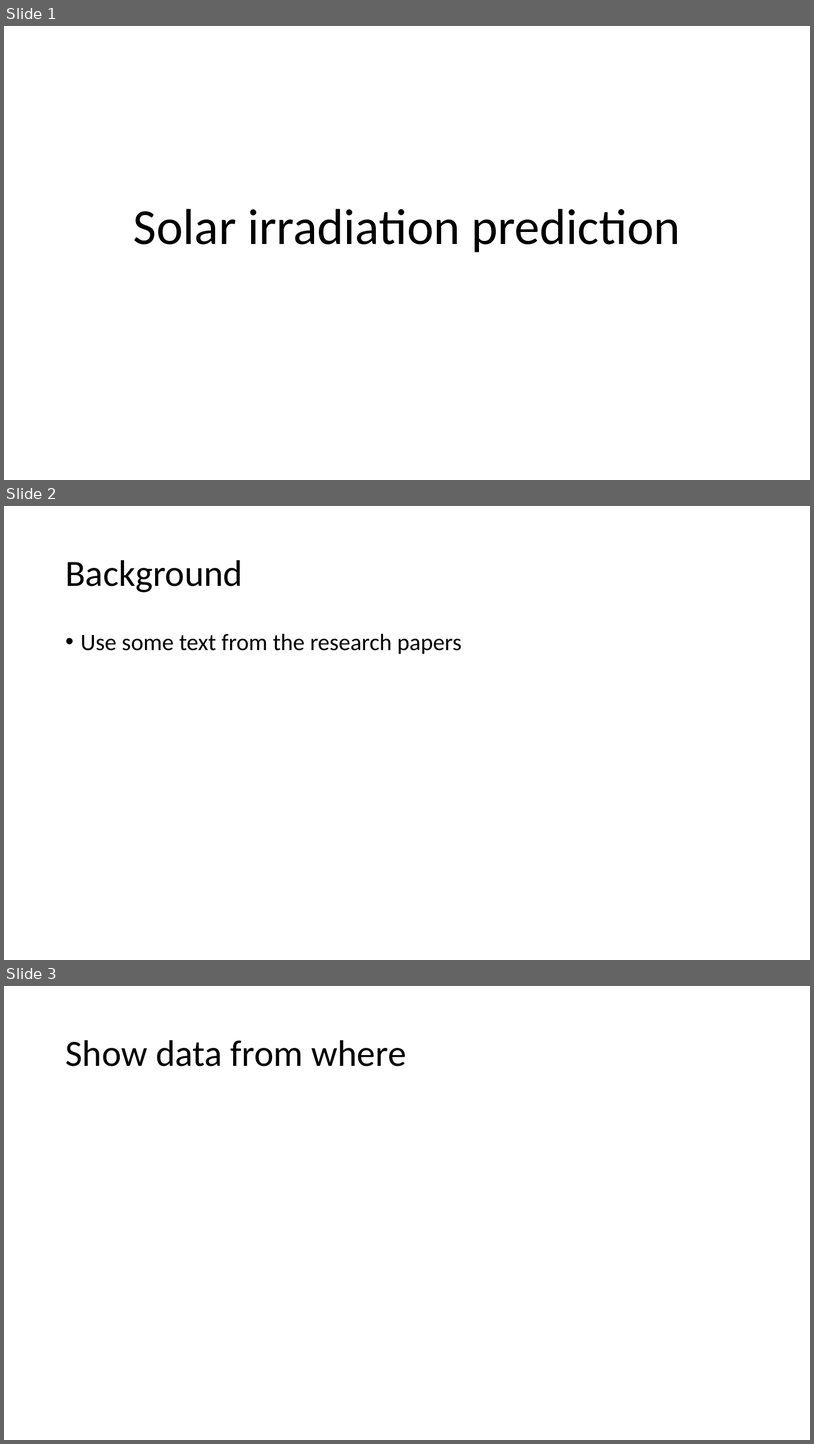
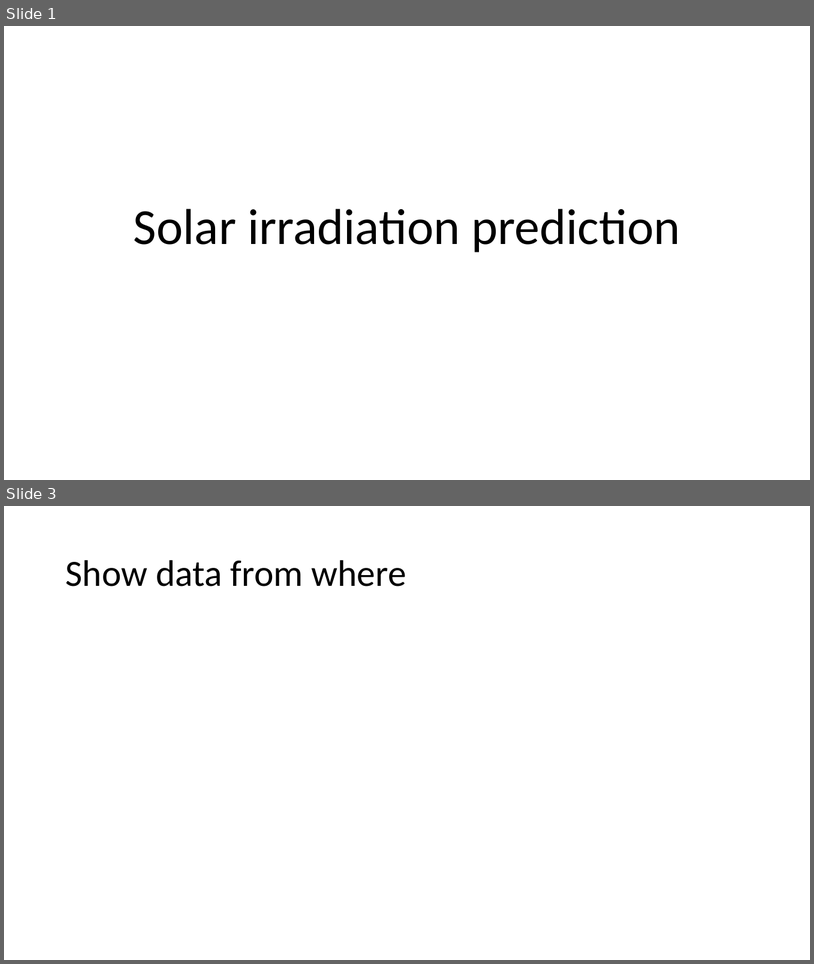
Before and after one commit to binarybins/Pitch, a slide deck: Solar irradiation prediction.pptx. Shown one above the other, each under a label of ours: slides 1, 2 and 3 before the commit, slides 1 and 3 after it; the slides between them are not shown. The pictures are 814x1444 and 814x964 pixels, drawn with LibreOffice and Linux fonts; fonts in the diff are those of the drawing. Boxes give left, top, right and bottom in pixels: in the first picture for what was removed or moved away, otherwise in the second. Text is boxed around its words. In the diff, an @@ line names an element or a change of style, - is before the commit and + after.

```diff
--- a/Solar irradiation prediction.pptx
+++ b/Solar irradiation prediction.pptx
@@ slide 2 removed at (4, 506, 810, 960), background #FFFFFF @@
@@ title removed at (65, 560, 243, 592) @@
-Background
@@ text removed at (81, 633, 462, 654) @@
-• Use some text from the research papers
```
Also in this commit, not shown: 1 slide added.
